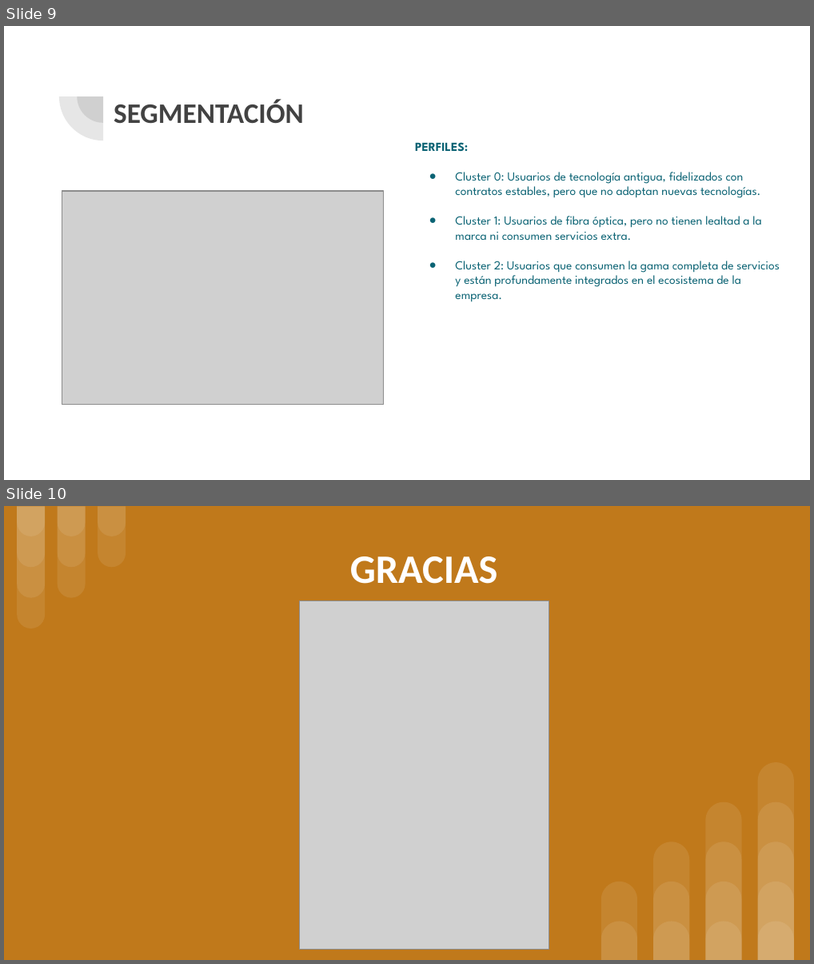
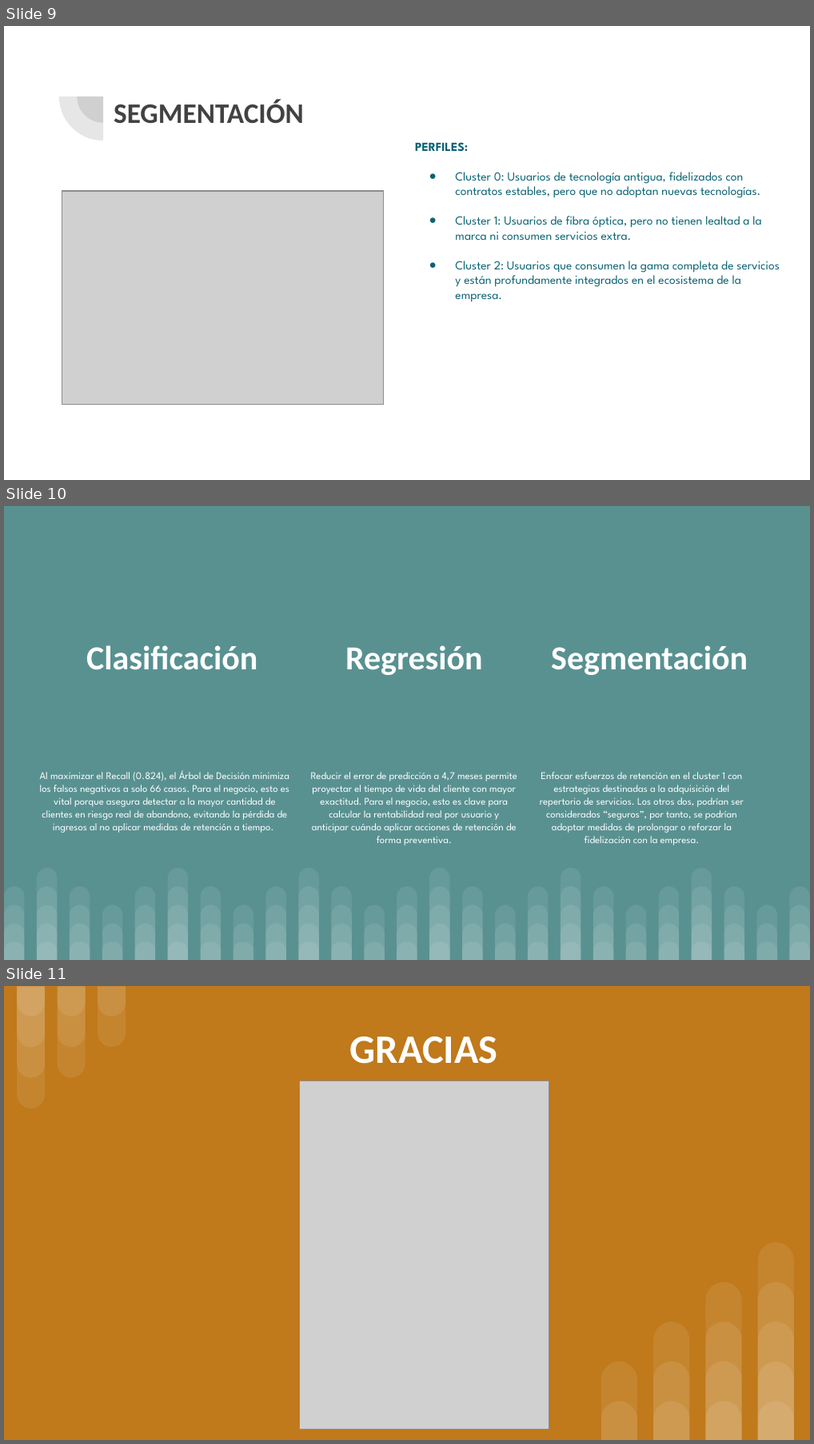
Before and after one commit to david-ramirezl/telco_customer-Modelos-de-Machine-Learning, a slide deck: docs/Modelos de ML en telecomunicaciones.pptx. Shown one above the other, each under a label of ours: slides 9 and 10 before the commit, slides 9, 10 and 11 after it. The pictures are 814x964 and 814x1444 pixels, drawn with LibreOffice and Linux fonts; fonts in the diff are those of the drawing; grey boxes stand for pictures. Boxes give left, top, right and bottom in pixels: in the first picture for what was removed or moved away, otherwise in the second. Text is boxed around its words. In the diff, an @@ line names an element or a change of style, - is before the commit and + after.

```diff
--- a/docs/Modelos de ML en telecomunicaciones.pptx
+++ b/docs/Modelos de ML en telecomunicaciones.pptx
@@ slide 10 added at bbox=[4, 506, 810, 960], background #599191 @@
@@ title added at bbox=[86, 645, 258, 670], 30 pt, text #FFFFFF, bold @@
+Clasificación
@@ title added at bbox=[346, 645, 483, 675], 30 pt, text #FFFFFF, bold @@
+Regresión
@@ title added at bbox=[551, 645, 748, 675], 30 pt, text #FFFFFF, bold @@
+Segmentación
@@ text added at bbox=[40, 770, 290, 832], 9.1 pt, text #FFFFFF @@
+Al maximizar el Recall (0.824), el Árbol de Decisión minimiza los falsos negativos a solo 66 casos. Para el negocio, esto es vital porque asegura detectar a la mayor cantidad de clientes en riesgo real de abandono, evitando la pérdida de ingresos al no aplicar medidas de retención a tiempo.
@@ text added at bbox=[311, 772, 518, 845], 9.1 pt, text #FFFFFF @@
+Reducir el error de predicción a 4,7 meses permite proyectar el tiempo de vida del cliente con mayor exactitud. Para el negocio, esto es clave para calcular la rentabilidad real por usuario y anticipar cuándo aplicar acciones de retención de forma preventiva.
@@ text added at bbox=[540, 772, 744, 845], 9.1 pt, text #FFFFFF @@
+Enfocar esfuerzos de retención en el cluster 1 con estrategias destinadas a la adquisición del repertorio de servicios. Los otros dos, podrían ser considerados “seguros”, por tanto, se podrían adoptar medidas de prolongar o reforzar la fidelización con la empresa.
@@ group added at bbox=[4, 868, 810, 959]: 100 round same rects @@
@@ what was slide 10 is now slide 11 @@
```
Also in this commit, not shown: 2 slides changed.
